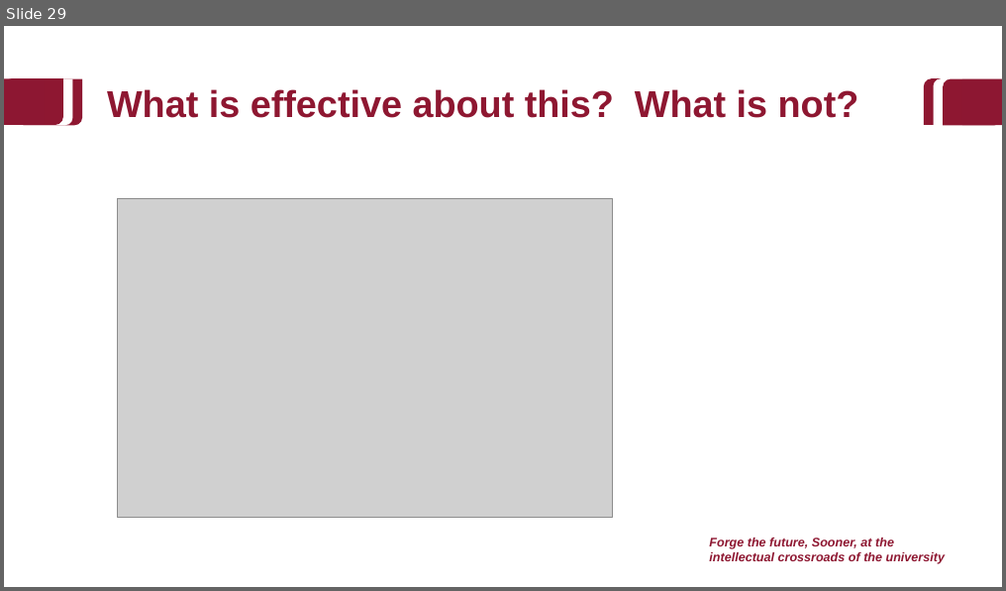
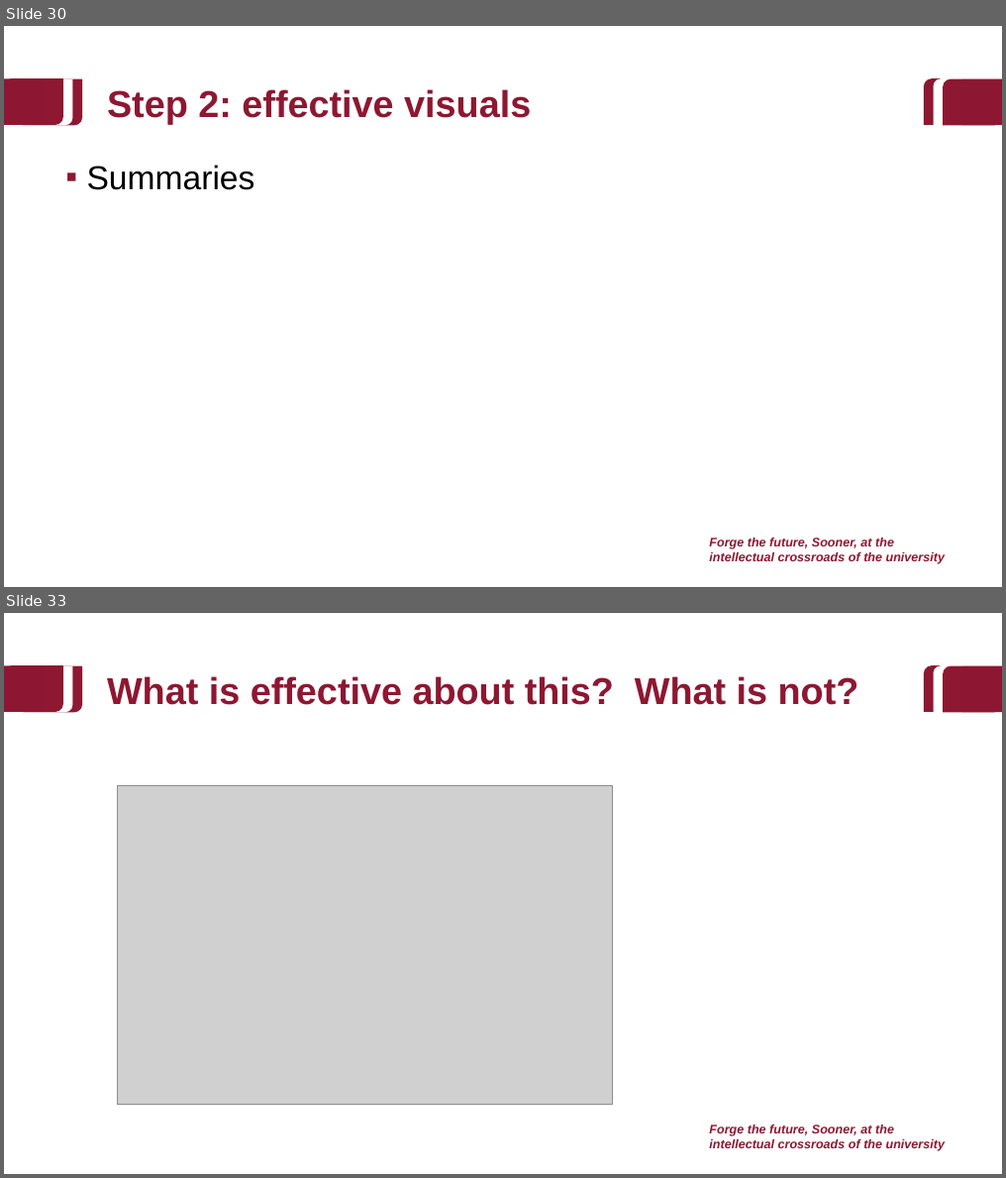
Before and after one commit to baeolophus/2025_data_viz_research, a slide deck: activities.pptx. Shown one above the other, each under a label of ours: slide 29 before the commit, slides 30 and 33 after it; the slides between them are not shown. The pictures are 1006x591 and 1006x1178 pixels, drawn with LibreOffice and Linux fonts; fonts in the diff are those of the drawing; grey boxes stand for pictures; background and template pictures are left out. Boxes give left, top, right and bottom in pixels: in the first picture for what was removed or moved away, otherwise in the second. Text is boxed around its words. In the diff, an @@ line names an element or a change of style, - is before the commit and + after.

```diff
--- a/activities.pptx
+++ b/activities.pptx
@@ slide 30 added at (x1=4, y1=26, x2=1002, y2=587), background #FFFFFF; not listed: 9 template elements that a slide beside it also shows @@
@@ title added at (x1=107, y1=89, x2=531, y2=124), 36 pt, text #8E1731, bold @@
+Step 2: effective visuals
@@ text added at (x1=87, y1=165, x2=255, y2=190), 32 pt, text #000000 @@
+▪ Summaries
@@ what was slide 29 is now slide 33 @@
```
Also in this commit, not shown: 5 slides changed, 4 other slides added.
